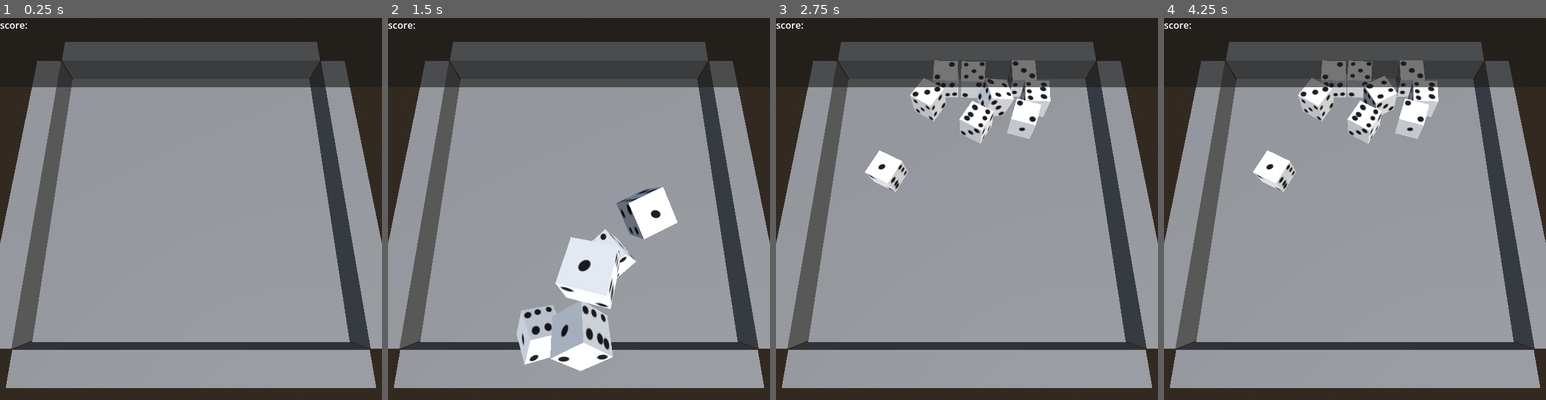
Above: before the commit, frames 1-4 (left to right).
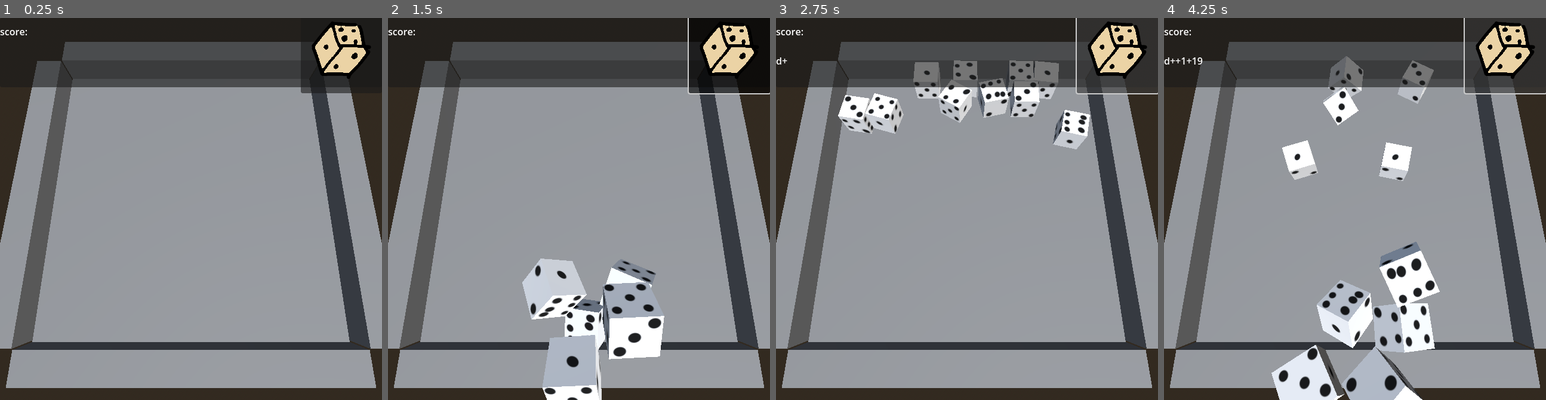
Above: after the commit, the same moments.

Repository: connie-bb/dalmation
Game: Godot game, scene res://main.tscn
The game is run twice, just before and just after one commit, with the same random seed, the same clock (stepped at 60 frames per second) and the same inputs.
Inputs (mouse positions are in pixels of both pictures, inside the frame that each line leads up to):
- Up to frame 1 (0.25 s): no input
- Up to frame 2 (1.5 s): click (727, 52) at 0.52 s; tap Enter (roll) at 1.25 s; hold Enter (roll) from 1.28 s (still down)
- Up to frame 3 (2.75 s): tap D (edit_d, bound only after the commit) at 1.55, 2.1 s; release Enter (roll) at 2.03 s; hold Backspace (edit_backspace, bound only after the commit) from 2.03 s (still down); tap , (edit_separator, bound only after the commit) at 2.3 s
- Up to frame 4 (4.25 s): release Backspace (edit_backspace, bound only after the commit) at 2.78 s; hold , (edit_separator, bound only after the commit) 2.78-3.53 s; tap 1 at 3.05, 3.6 s; tap Space at 3.5 s; tap 9 at 3.8 s

The runs differ from the first frame. In frame 1, 2.3% of the frame differs, in the area x 0-98%, y 0-20%; in frame 2, 14%; in frame 3, 9.1%; in frame 4, 17%, in the area x 0-100%, y 0-100%.

Commit message:
define program structure, miscellaneous WIP features

Diff:
--- a/dice/die.gd
+++ b/dice/die.gd
@@ -1,5 +1,4 @@
 extends RigidBody3D
-
 class_name Die
 
 # References
@@ -8,7 +7,7 @@
 # because only concave meshes can have their backfaces detected
 # by raycasts. [sic]
 # However, collisions between two concave shapes are not supported,
-# so we use a separate box mesh for physics.
+# so we use a separate mesh for physics.
 @onready var score_collision: CollisionShape3D = $score_area/score_collision
 var mdt: MeshDataTool
 
@@ -43,6 +42,6 @@
 		return -1
 
 	var score_rgb: Color = mdt.get_vertex_color( mdt.get_face_vertex( hit.face_index, 0 ) )
-	var score: int = snapped( score_rgb.r, 0.01 ) * 100
+	var score: int = snapped( score_rgb.r, 0.05 ) * 20
 
 	return score
--- a/main.tscn
+++ b/main.tscn
@@ -1,9 +1,13 @@
-[gd_scene load_steps=10 format=3 uid="uid://crtr7u4d5fagv"]
+[gd_scene load_steps=16 format=3 uid="uid://crtr7u4d5fagv"]
 
 [ext_resource type="Script" uid="uid://cfhcd087u5cur" path="res://scripts/dice_roller.gd" id="1_h2yge"]
 [ext_resource type="PackedScene" uid="uid://jfc0d8f2uivv" path="res://scripts/spawnable_dice.tscn" id="2_0xm2m"]
 [ext_resource type="Script" uid="uid://cpqeh2yb2ambq" path="res://score_counter.gd" id="3_h2yge"]
 [ext_resource type="Script" uid="uid://bv2dwjmt8518f" path="res://scripts/gui.gd" id="4_1bvp3"]
+[ext_resource type="Script" uid="uid://bxnxjxvwerbch" path="res://scripts/roll_text_parser.gd" id="5_5vw27"]
+[ext_resource type="Script" uid="uid://fxo83shway67" path="res://scripts/roll_textedit.gd" id="5_lquwl"]
+[ext_resource type="Texture2D" uid="uid://rhrxk0gwu4n" path="res://gui/roll.png" id="6_7mycd"]
+[ext_resource type="Script" uid="uid://du4l3n5t0hrdv" path="res://scripts/conductor.gd" id="7_272bh"]
 
 [sub_resource type="ProceduralSkyMaterial" id="ProceduralSkyMaterial_0xm2m"]
 
@@ -20,8 +24,23 @@
 
 [sub_resource type="BoxMesh" id="BoxMesh_0xm2m"]
 
+[sub_resource type="InputEventAction" id="InputEventAction_7mycd"]
+action = &"roll"
+pressed = true
+
+[sub_resource type="Shortcut" id="Shortcut_272bh"]
+events = [SubResource("InputEventAction_7mycd")]
+
 [node name="Node3D" type="Node3D"]
 physics_interpolation_mode = 1
+
+[node name="Conductor" type="Node" parent="." node_paths=PackedStringArray("dice_roller", "score_counter", "roll_text_parser", "roll_text_edit", "gui")]
+script = ExtResource("7_272bh")
+dice_roller = NodePath("../dice_roller")
+score_counter = NodePath("../score_counter")
+roll_text_parser = NodePath("../roll_text_parser")
+roll_text_edit = NodePath("../GUI/Panel/HBoxContainer/VBoxContainer/roll_text_edit")
+gui = NodePath("../GUI")
 
 [node name="Camera3D" type="Camera3D" parent="."]
 transform = Transform3D(1, 0, 0, 0, 0.266329, 0.963882, 0, -0.963882, 0.266329, 0, 9.98288, 3.36912)
@@ -90,9 +109,8 @@
 transform = Transform3D(10.9325, 0, 0, 0, 1, 0, 0, 0, 11, 0, 0, 0)
 mesh = SubResource("BoxMesh_0xm2m")
 
-[node name="score_counter" type="Node" parent="." node_paths=PackedStringArray("dice_roller")]
-script = ExtResource("3_h2yge")
-dice_roller = NodePath("../dice_roller")
+[node name="roll_text_parser" type="Node" parent="."]
+script = ExtResource("5_5vw27")
 
 [node name="dice_roller" type="Node3D" parent="."]
 transform = Transform3D(1, 0, 0, 0, 1, 0, 0, 0, 1, 0.18377, 2.02778, 3.8)
@@ -116,7 +134,10 @@
 wait_time = 3.0
 one_shot = true
 
-[node name="GUI" type="Control" parent="."]
+[node name="score_counter" type="Node" parent="."]
+script = ExtResource("3_h2yge")
+
+[node name="GUI" type="Control" parent="." node_paths=PackedStringArray("score_label")]
 layout_mode = 3
 anchors_preset = 15
 anchor_right = 1.0
@@ -126,6 +147,7 @@
 size_flags_horizontal = 6
 size_flags_vertical = 3
 script = ExtResource("4_1bvp3")
+score_label = NodePath("Panel/HBoxContainer/VBoxContainer/score_label")
 
 [node name="Panel" type="Panel" parent="GUI"]
 layout_mode = 1
@@ -134,15 +156,37 @@
 offset_bottom = 116.0
 grow_horizontal = 2
 
-[node name="score_label" type="Label" parent="GUI/Panel"]
+[node name="HBoxContainer" type="HBoxContainer" parent="GUI/Panel"]
 layout_mode = 1
 anchors_preset = 15
 anchor_right = 1.0
 anchor_bottom = 1.0
 grow_horizontal = 2
 grow_vertical = 2
+
+[node name="VBoxContainer" type="VBoxContainer" parent="GUI/Panel/HBoxContainer"]
+layout_mode = 2
+size_flags_horizontal = 3
+
+[node name="score_label" type="Label" parent="GUI/Panel/HBoxContainer/VBoxContainer"]
+layout_mode = 2
+size_flags_vertical = 6
 text = "score:"
 
-[connection signal="score_counted" from="score_counter" to="GUI" method="_on_score_counted"]
+[node name="roll_text_edit" type="Label" parent="GUI/Panel/HBoxContainer/VBoxContainer"]
+layout_mode = 2
+size_flags_vertical = 3
+script = ExtResource("5_lquwl")
+
+[node name="roll_button" type="Button" parent="GUI/Panel/HBoxContainer"]
+layout_mode = 2
+size_flags_horizontal = 4
+size_flags_vertical = 4
+shortcut = SubResource("Shortcut_272bh")
+icon = ExtResource("6_7mycd")
+
+[connection signal="ready_to_count" from="dice_roller" to="Conductor" method="_on_ready_to_count"]
 [connection signal="timeout" from="dice_roller/multiple_roll_timer" to="dice_roller" method="_on_multiple_roll_timeout"]
 [connection signal="timeout" from="dice_roller/roll_max_timer" to="dice_roller" method="_on_roll_max_timeout"]
+[connection signal="score_counted" from="score_counter" to="Conductor" method="_on_score_counted"]
+[connection signal="pressed" from="GUI/Panel/HBoxContainer/roll_button" to="Conductor" method="_on_roll_button_pressed"]
--- a/project.godot
+++ b/project.godot
@@ -27,6 +27,23 @@
 "events": [Object(InputEventKey,"resource_local_to_scene":false,"resource_name":"","device":-1,"window_id":0,"alt_press …(195 unchanged characters)…
 ]
 }
+edit_separator={
+"deadzone": 0.2,
+"events": [Object(InputEventKey,"resource_local_to_scene":false,"resource_name":"","device":-1,"window_id":0,"alt_pressed":false,"shift_pressed":false,"ctrl_pressed":false,"meta_pressed":false,"pressed":false,"keycode":0,"physical_keycode":44,"key_label":0,"unicode":44,"location":0,"echo":false,"script":null)
+, Object(InputEventKey,"resource_local_to_scene":false,"resource_name":"","device":-1,"window_id":0,"alt_pressed":false,"shift_pressed":false,"ctrl_pressed":false,"meta_pressed":false,"pressed":false,"keycode":0,"physical_keycode":32,"key_label":0,"unicode":32,"location":0,"echo":false,"script":null)
+, Object(InputEventKey,"resource_local_to_scene":false,"resource_name":"","device":-1,"window_id":0,"alt_pressed":false,"shift_pressed":true,"ctrl_pressed":false,"meta_pressed":false,"pressed":false,"keycode":0,"physical_keycode":61,"key_label":0,"unicode":43,"location":0,"echo":false,"script":null)
+]
+}
+edit_d={
+"deadzone": 0.2,
+"events": [Object(InputEventKey,"resource_local_to_scene":false,"resource_name":"","device":-1,"window_id":0,"alt_pressed":false,"shift_pressed":false,"ctrl_pressed":false,"meta_pressed":false,"pressed":false,"keycode":0,"physical_keycode":68,"key_label":0,"unicode":100,"location":0,"echo":false,"script":null)
+]
+}
+edit_backspace={
+"deadzone": 0.2,
+"events": [Object(InputEventKey,"resource_local_to_scene":false,"resource_name":"","device":-1,"window_id":0,"alt_pressed":false,"shift_pressed":false,"ctrl_pressed":false,"meta_pressed":false,"pressed":false,"keycode":0,"physical_keycode":4194308,"key_label":0,"unicode":0,"location":0,"echo":false,"script":null)
+]
+}
 
 [layer_names]
 
--- a/score_counter.gd
+++ b/score_counter.gd
@@ -4,19 +4,9 @@
 # Constant
 signal score_counted( score: int )
 
-# References
-@export var dice_roller: DiceRoller
-
-func _ready():
-	assert( dice_roller != null, "score counter has no assigned DiceRoller" )
-	dice_roller.ready_to_count.connect( _on_ready_to_count )
-
-func count_score():
+func count_score( active_dice: Node ):
 	var score: int = 0
-	for c: Die in dice_roller.active_dice.get_children():
+	for c: Die in active_dice.get_children():
 		score += c.get_score()
 
 	score_counted.emit( score )
-
-func _on_ready_to_count():
-	count_score()
--- /dev/null
+++ b/scripts/conductor.gd
@@ -0,0 +1,29 @@
+extends Node
+
+# Holds references to the most important logic objects and
+# orchestrates their behaviour.
+
+@export var dice_roller: DiceRoller
+@export var score_counter: ScoreCounter
+@export var roll_text_parser: RollTextParser
+@export var roll_text_edit: RollTextEdit
+@export var gui: GUI
+
+func _ready():
+	assert( score_counter != null \
+		and dice_roller != null \
+		and roll_text_parser != null \
+		and roll_text_edit != null \
+		and gui != null,
+		"Please assign all exported variables in the conductor."
+	)
+
+func _on_roll_button_pressed():
+	# TODO: Parse roll text
+	dice_roller.roll_dice()
+
+func _on_ready_to_count():
+	score_counter.count_score( dice_roller.active_dice )
+
+func _on_score_counted( score: int ):
+	gui.display_score( score )
--- a/scripts/dice_roller.gd
+++ b/scripts/dice_roller.gd
@@ -22,13 +22,6 @@
 @onready var roll_warmup_timer: Timer = $roll_warmup_timer
 @onready var multiple_roll_timer: Timer = $multiple_roll_timer
 @onready var roll_max_timer: Timer = $roll_max_timer
-
-func _input( event ):
-	if !( event is InputEventKey ):
-		return
-	if !( event.is_action_pressed( "roll" ) ):
-		return
-	roll_dice()
 
 func remove_active_dice():
 	for c in active_dice.get_children():
@@ -60,6 +53,7 @@
 	roll_warmup_timer.start()
 	rolling = true
 
+	# Placeholder. Obviously. :P
 	for c: Die in spawnable_dice.get_children():
 		spawnlist.append( c )
 		spawnlist.append( c )
@@ -96,9 +90,6 @@
 
 func get_ready_to_count():
 	rolling = false
-	var score_total: int = 0
-	for c: Die in active_dice.get_children():
-		score_total += c.get_score()
 	ready_to_count.emit()
 
 func _physics_process( _delta: float ):
--- a/scripts/gui.gd
+++ b/scripts/gui.gd
@@ -1,9 +1,11 @@
 extends Control
+class_name GUI
 
-@onready var score_label: Label = $Panel/score_label
+# References
+@export var score_label: Label
+
+func _ready():
+	assert( score_label != null, "GUI has no assigned score_label" )
 
 func display_score( score: int ):
 	score_label.text = "score: " + str( score )
-
-func _on_score_counted( score: int ):
-	display_score( score )
--- /dev/null
+++ b/scripts/roll_text_parser.gd
@@ -0,0 +1,4 @@
+extends Node
+class_name RollTextParser
+
+# *Crickets chirping*
--- /dev/null
+++ b/scripts/roll_textedit.gd
@@ -0,0 +1,42 @@
+extends Label
+class_name RollTextEdit
+# Okay, it's not REALLY a TextEdit...
+# But it behaves like one! Sort of.
+
+func parse_input( event: InputEvent ):
+	if event.is_action_pressed( "edit_d" ):
+		text += "d"
+	if event.is_action_pressed( "edit_separator" ):
+		text += "+"
+	if event.is_action_pressed( "edit_backspace" ) and text != "":
+		text = text.substr( 0, text.length() - 1 )
+	parse_input_numbers( event )
+
+func parse_input_numbers( event: InputEvent ):
+	if !( event is InputEventKey ): return
+	if !( event.is_pressed() ): return
+
+	var number: int = 0
+	if ( event.keycode >= KEY_1 and event.keycode <= KEY_9 ):
+		number = event.keycode - KEY_0
+
+	if ( event.keycode >= KEY_KP_1 and event.keycode <= KEY_KP_9 ):
+		number = event.keycode - KEY_KP_0
+
+	if number == 0: return
+	text += str( number )
+
+func sanitize_text():
+	# WIP function.
+	var final_text := ""
+	var reggie: RegEx = RegEx.new()
+	reggie.compile( "[d0-9]" )
+	var match = reggie.search_all( text )
+	if !match: text = final_text; return
+	for i in range( 0, match.size() ):
+		final_text += match[i].get_string()
+	text = final_text
+	return
+
+func _input( event: InputEvent ):
+	parse_input( event )
Binary file changed: dice/d6/die_placeholder.glb
Binary file added: gui/roll.png
Not shown, added: gui/roll.png.import
Not shown, added: scripts/conductor.gd.uid
Not shown, added: scripts/roll_text_parser.gd.uid
Not shown, added: scripts/roll_textedit.gd.uid
